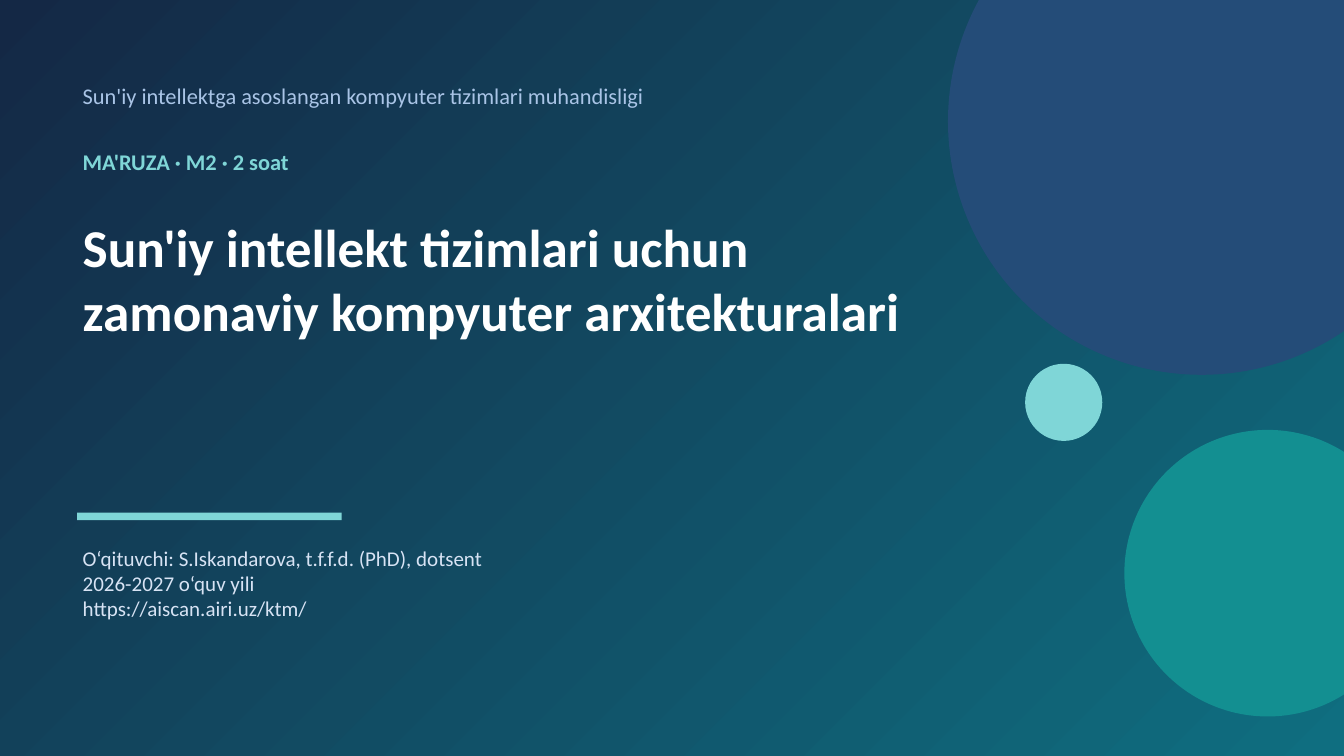
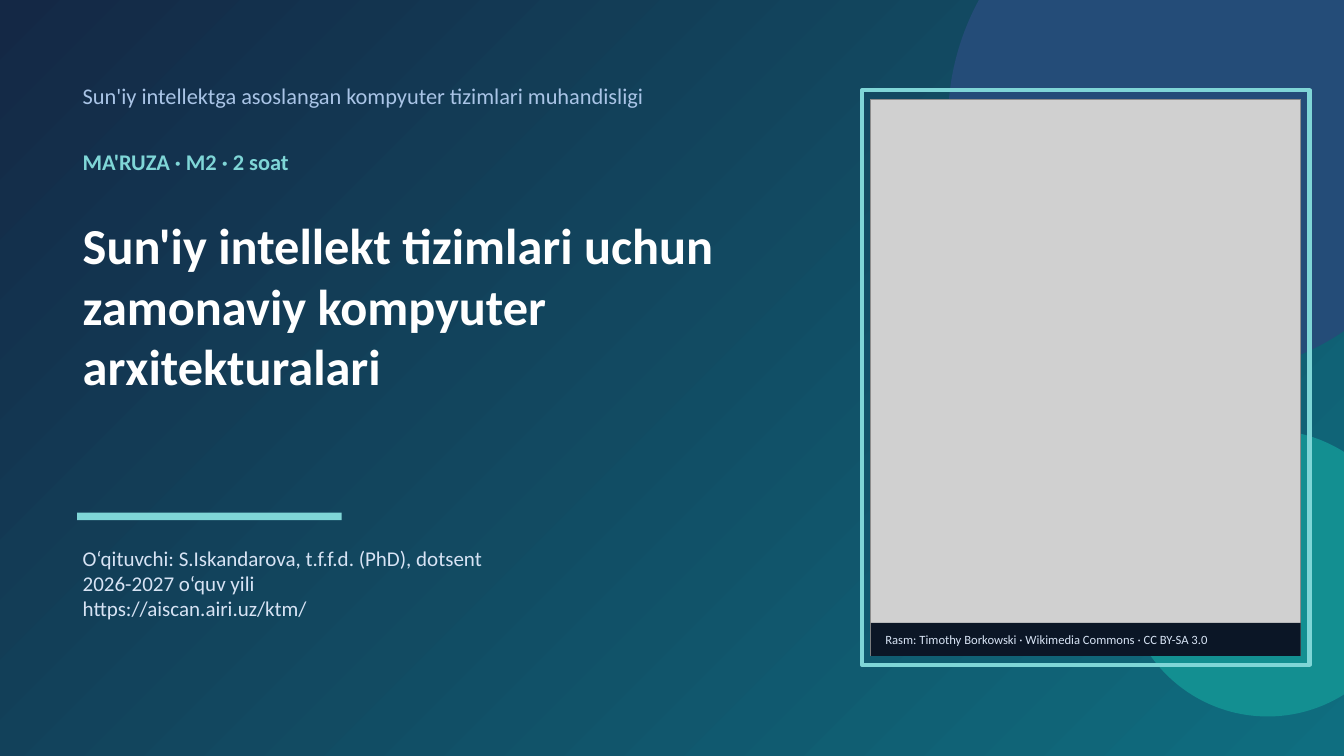
Before and after one commit to sayka7/ktm_labs, a slide deck: slide 1 of slaydlar/M2.pptx. Drawn at 1344x756 pixels with LibreOffice and Linux fonts; fonts in the diff are those of the drawing; grey boxes stand for pictures. Boxes give left, top, right and bottom in pixels: in the first picture for what was removed or moved away, otherwise in the second. Text is boxed around its words. In the diff, an @@ line names an element or a change of style, - is before the commit and + after.

```diff
--- a/slaydlar/M2.pptx
+++ b/slaydlar/M2.pptx
@@ rectangle added at (862,91,1310,665), outline #7FD6D7 3 pt @@
@@ picture added at (871,99,1302,655) @@
@@ text "Sun'iy intellekt tizimlari uchun zamonaviy ..." at (83,228,713,386): size 38 to 36 pt @@
@@ ellipse removed at (1025,364,1103,442) @@
@@ rectangle added at (871,623,1302,656), fill #0B1626 @@
@@ text added at (885,635,1207,646), 9 pt, text #D7E3F4 @@
+Rasm: Timothy Borkowski · Wikimedia Commons · CC BY-SA 3.0
```
Also in this commit, not shown: 10 other slides changed, 9 slides added, 32 slides removed, 21 other files.
